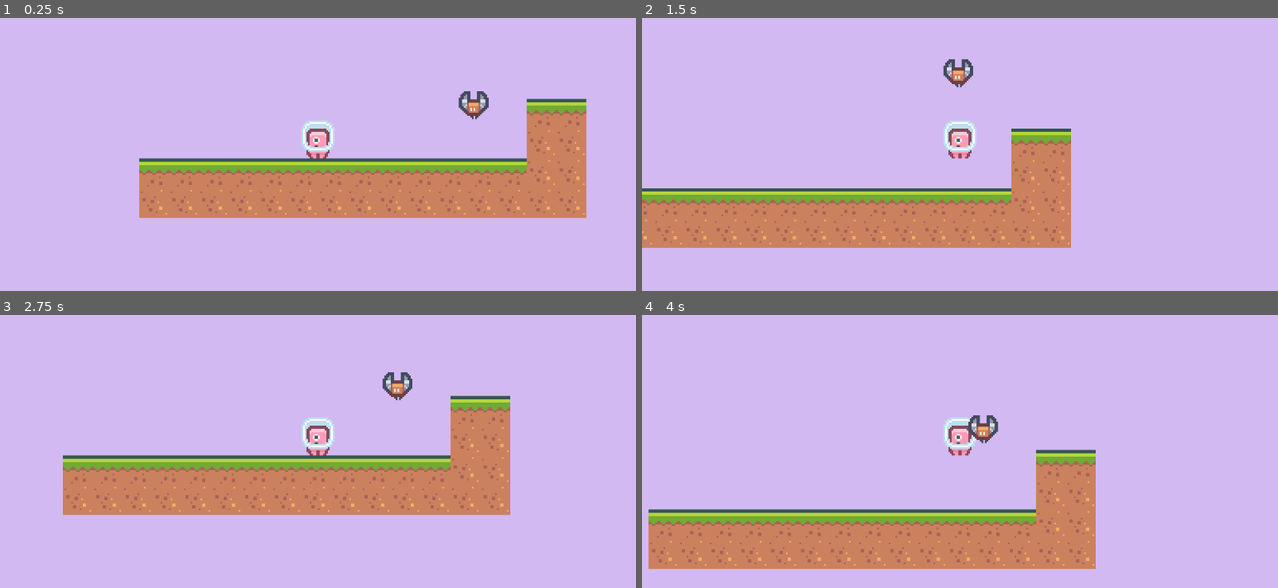
Above: before the commit, frames 1-4 (two rows, left to right).
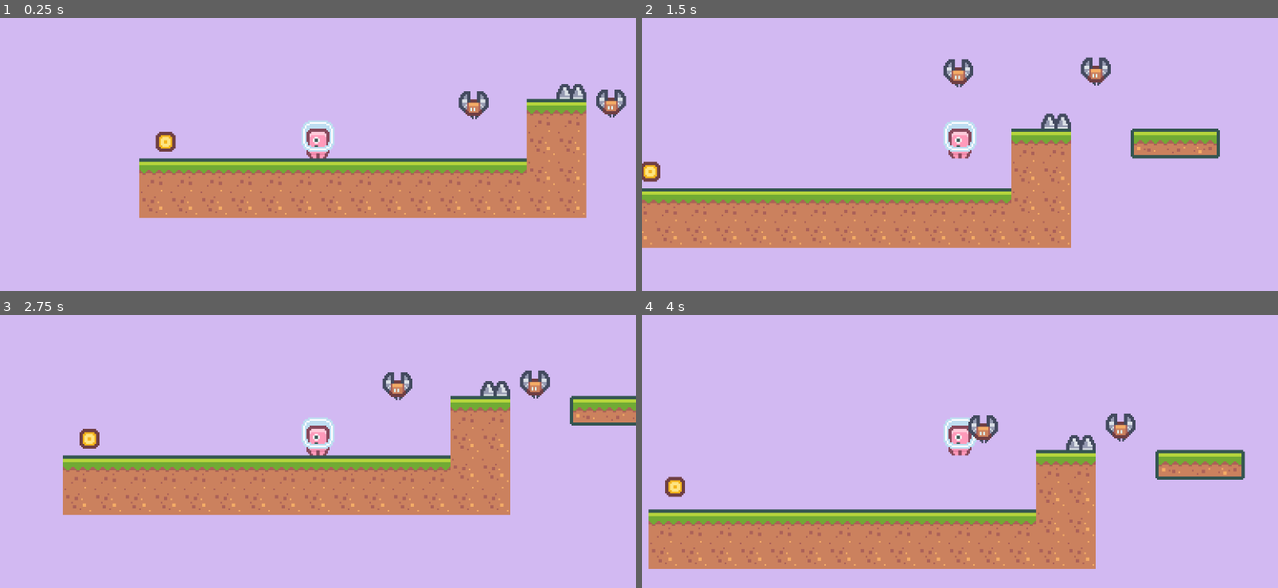
Above: after the commit, the same moments.

Repository: coruja182/zenva-godot-4-2d-platformer
Game: Godot game, scene res://scenes/level1.tscn
The game is run twice, just before and just after one commit, with the same random seed, the same clock (stepped at 60 frames per second) and the same inputs.
Inputs:
- Up to frame 1 (0.25 s): no input
- Up to frame 2 (1.5 s): hold Right (ui_right) from 0.53 s (still down); tap Space (ui_select) at 0.77 s
- Up to frame 3 (2.75 s): tap Space (ui_select) at 1.52 s; release Right (ui_right) at 2.03 s; hold Left (ui_left) from 2.03 s (still down)
- Up to frame 4 (4 s): release Left (ui_left) at 2.78 s; hold Right (ui_right) from 2.78 s (still down); tap Space (ui_select) at 3.02, 3.77 s

The runs differ from the first frame. In frame 1, 0.8% of the frame differs, in the area x 24-99%, y 24-49%; in frame 2, 2.3%; in frame 3, 1.9%; in frame 4, 2.3%, in the area x 3-95%, y 36-67%.

Commit message:
added coin

Diff:
--- a/characters/player.gd
+++ b/characters/player.gd
@@ -2,6 +2,8 @@
 
 var move_speed : float = 100.0
 var jump_force : float = 200.0
+
+var score : int = 0
 
 func _physics_process(delta: float) -> void:
 	if not is_on_floor():
@@ -25,3 +27,6 @@
 
 func game_over() -> void:
 	get_tree().reload_current_scene()
+
+func add_score(amount: int) -> void:
+	score +=  amount
--- /dev/null
+++ b/scenes/common/coin/coin.gd
@@ -0,0 +1,22 @@
+class_name Coin extends Area2D
+
+
+var t: float = 0.0
+
+@export var bob_speed : int = 5
+@export var bob_height : int = 2
+
+@onready var start_y_position := global_position.y
+
+
+func _process(delta: float) -> void:
+	t += delta
+	#var amount_to_move: float = ((sin(t * bob_speed) + 1) / 2) * bob_height
+	var amount_to_move: float = sin(t * bob_speed) * bob_height
+	position.y = start_y_position + amount_to_move
+
+
+func _on_body_entered(body: Node2D) -> void:
+	if body.is_in_group("Player"):
+		(body as Player).add_score(1)
+		queue_free()
--- /dev/null
+++ b/scenes/common/coin/coin.tscn
@@ -0,0 +1,19 @@
+[gd_scene load_steps=4 format=3 uid="uid://ieku5gqsp430"]
+
+[ext_resource type="Texture2D" uid="uid://ydbe1tyhvygu" path="res://Sprites/Objects/tile_0151.png" id="1_om6p3"]
+[ext_resource type="Script" path="res://scenes/common/coin/coin.gd" id="1_qsmqk"]
+
+[sub_resource type="CircleShape2D" id="CircleShape2D_yidcc"]
+radius = 7.0
+
+[node name="Coin" type="Area2D"]
+position = Vector2(-92, -12)
+script = ExtResource("1_qsmqk")
+
+[node name="Sprite2D" type="Sprite2D" parent="."]
+texture = ExtResource("1_om6p3")
+
+[node name="CollisionShape2D" type="CollisionShape2D" parent="."]
+shape = SubResource("CircleShape2D_yidcc")
+
+[connection signal="body_entered" from="." to="." method="_on_body_entered"]
--- /dev/null
+++ b/scenes/common/spike/spike.gd
@@ -0,0 +1,6 @@
+class_name Spike extends Area2D
+
+
+func _on_body_entered(body: Node2D) -> void:
+	if body.is_in_group("Player"):
+		body.game_over()
--- /dev/null
+++ b/scenes/common/spike/spike.tscn
@@ -0,0 +1,20 @@
+[gd_scene load_steps=4 format=3 uid="uid://cqw8u4jepagma"]
+
+[ext_resource type="Texture2D" uid="uid://bj4phc7ceh37p" path="res://Sprites/Objects/tile_0068.png" id="1_gvc00"]
+[ext_resource type="Script" path="res://scenes/common/spike/spike.gd" id="1_plnde"]
+
+[sub_resource type="RectangleShape2D" id="RectangleShape2D_jgl33"]
+size = Vector2(18, 9)
+
+[node name="Spike" type="Area2D"]
+position = Vector2(153, -45)
+script = ExtResource("1_plnde")
+
+[node name="Sprite" type="Sprite2D" parent="."]
+texture = ExtResource("1_gvc00")
+
+[node name="CollisionShape2D" type="CollisionShape2D" parent="."]
+position = Vector2(0, 4.5)
+shape = SubResource("RectangleShape2D_jgl33")
+
+[connection signal="body_entered" from="." to="." method="_on_body_entered"]
--- a/scenes/level1.tscn
+++ b/scenes/level1.tscn
@@ -1,14 +1,17 @@
-[gd_scene load_steps=4 format=4 uid="uid://b5cbl2tthm00f"]
+[gd_scene load_steps=6 format=4 uid="uid://b5cbl2tthm00f"]
 
 [ext_resource type="TileSet" uid="uid://scoxhsjkluy" path="res://tileset.tres" id="1_pt8g5"]
 [ext_resource type="PackedScene" uid="uid://itp6d0ju1nvk" path="res://characters/player.tscn" id="2_o0n5l"]
 [ext_resource type="PackedScene" uid="uid://baarjt4xtiy0t" path="res://characters/enemy_bat.tscn" id="3_l024w"]
+[ext_resource type="PackedScene" uid="uid://cqw8u4jepagma" path="res://scenes/common/spike/spike.tscn" id="4_7as18"]
+[ext_resource type="PackedScene" uid="uid://ieku5gqsp430" path="res://scenes/common/coin/coin.tscn" id="5_v1wit"]
 
 [node name="Main" type="Node2D"]
 
 [node name="TileMapLayer" type="TileMapLayer" parent="."]
-tile_map_data = PackedByteArray("AAD6/wAAAAACAAEAAAD7/wAAAAA …(480 unchanged characters)… CAAYAAAAIAAAAAAACAAYAAAAIAAEAAAACAAYAAAA=")
+tile_map_data = PackedByteArray("AAD6/wAAAAACAAEAAAD7/wAAAAA …(480 unchanged characters)… CAAYAAAAIAAAAAAACAAYAAAAIAAEAAAACAAYAAAAMAP7/AAACAAAAAAANAP7/AAADAAAAAAALAP7/AAABAAAAAAA=")
 tile_set = ExtResource("1_pt8g5")
+metadata/_edit_lock_ = true
 
 [node name="Player" parent="." groups=["Player"] instance=ExtResource("2_o0n5l")]
 
@@ -18,3 +21,11 @@
 [node name="Enemy" parent="." instance=ExtResource("3_l024w")]
 position = Vector2(94, -25)
 move_direction = Vector2(0, -50)
+
+[node name="Enemy2" parent="." instance=ExtResource("3_l024w")]
+position = Vector2(177, -26)
+move_direction = Vector2(0, -50)
+
+[node name="Spike" parent="." instance=ExtResource("4_7as18")]
+
+[node name="Coin" parent="." instance=ExtResource("5_v1wit")]
--- a/tileset.tres
+++ b/tileset.tres
@@ -43,8 +43,6 @@
 18:0/0/physics_layer_0/polygon_0/points = PackedVector2Array(-9, -9, 9, -9, 9, 9, -9, 9)
 19:0/0 = 0
 19:0/0/physics_layer_0/polygon_0/points = PackedVector2Array(-9, -9, 9, -9, 9, 9, -9, 9)
-20:0/0 = 0
-21:0/0 = 0
 0:1/0 = 0
 0:1/0/physics_layer_0/polygon_0/points = PackedVector2Array(-9, -9, 9, -9, 9, 9, -9, 9)
 1:1/0 = 0
@@ -81,8 +79,6 @@
 18:1/0/physics_layer_0/polygon_0/points = PackedVector2Array(-9, -9, 9, -9, 9, 9, -9, 9)
 19:1/0 = 0
 19:1/0/physics_layer_0/polygon_0/points = PackedVector2Array(-9, -9, 9, -9, 9, 9, -9, 9)
-20:1/0 = 0
-21:1/0 = 0
 0:2/0 = 0
 0:2/0/physics_layer_0/polygon_0/points = PackedVector2Array(-9, -9, 9, -9, 9, 9, -9, 9)
 1:2/0 = 0
@@ -117,8 +113,6 @@
 18:2/0/physics_layer_0/polygon_0/points = PackedVector2Array(-9, -9, 9, -9, 9, 9, -9, 9)
 19:2/0 = 0
 19:2/0/physics_layer_0/polygon_0/points = PackedVector2Array(-9, -9, 9, -9, 9, 9, -9, 9)
-20:2/0 = 0
-21:2/0 = 0
 0:3/0 = 0
 0:3/0/physics_layer_0/polygon_0/points = PackedVector2Array(-9, -9, 9, -9, 9, 9, -9, 9)
 1:3/0 = 0
@@ -132,6 +126,7 @@
 6:3/0 = 0
 7:3/0 = 0
 8:3/0 = 0
+8:3/0/physics_layer_0/polygon_0/points = PackedVector2Array(-9, -9, 9, -9, 9, 9, -9, 9)
 9:3/0 = 0
 10:3/0 = 0
 11:3/0 = 0
@@ -149,8 +144,6 @@
 18:3/0/physics_layer_0/polygon_0/points = PackedVector2Array(-9, -9, 9, -9, 9, 9, -9, 9)
 19:3/0 = 0
 19:3/0/physics_layer_0/polygon_0/points = PackedVector2Array(-9, -9, 9, -9, 9, 9, -9, 9)
-20:3/0 = 0
-21:3/0 = 0
 0:4/0 = 0
 0:4/0/physics_layer_0/polygon_0/points = PackedVector2Array(-9, -9, 9, -9, 9, 9, -9, 9)
 1:4/0 = 0
@@ -183,8 +176,6 @@
 17:4/0/physics_layer_0/polygon_0/points = PackedVector2Array(-9, -9, 9, -9, 9, 9, -9, 9)
 18:4/0 = 0
 19:4/0 = 0
-20:4/0 = 0
-21:4/0 = 0
 0:5/0 = 0
 0:5/0/physics_layer_0/polygon_0/points = PackedVector2Array(-9, -9, 9, -9, 9, 9, -9, 9)
 1:5/0 = 0
@@ -217,8 +208,6 @@
 18:5/0 = 0
 19:5/0 = 0
 19:5/0/physics_layer_0/polygon_0/points = PackedVector2Array(-9, -9, 9, -9, 9, 9, -9, 9)
-20:5/0 = 0
-21:5/0 = 0
 0:6/0 = 0
 0:6/0/physics_layer_0/polygon_0/points = PackedVector2Array(-9, -9, 9, -9, 9, 9, -9, 9)
 1:6/0 = 0
@@ -251,8 +240,6 @@
 18:6/0 = 0
 18:6/0/physics_layer_0/polygon_0/points = PackedVector2Array(-9, -9, 9, -9, 9, 9, -9, 9)
 19:6/0 = 0
-20:6/0 = 0
-21:6/0 = 0
 0:7/0 = 0
 0:7/0/physics_layer_0/polygon_0/points = PackedVector2Array(-9, -9, 9, -9, 9, 9, -9, 9)
 1:7/0 = 0
@@ -279,8 +266,6 @@
 17:7/0 = 0
 18:7/0 = 0
 19:7/0 = 0
-20:7/0 = 0
-21:7/0 = 0
 0:8/0 = 0
 1:8/0 = 0
 2:8/0 = 0
@@ -301,30 +286,6 @@
 17:8/0 = 0
 18:8/0 = 0
 19:8/0 = 0
-20:8/0 = 0
-21:8/0 = 0
-0:9/0 = 0
-1:9/0 = 0
-2:9/0 = 0
-3:9/0 = 0
-4:9/0 = 0
-5:9/0 = 0
-6:9/0 = 0
-7:9/0 = 0
-8:9/0 = 0
-9:9/0 = 0
-10:9/0 = 0
-11:9/0 = 0
-12:9/0 = 0
-13:9/0 = 0
-14:9/0 = 0
-15:9/0 = 0
-16:9/0 = 0
-17:9/0 = 0
-18:9/0 = 0
-19:9/0 = 0
-20:9/0 = 0
-21:9/0 = 0
 
 [resource]
 tile_size = Vector2i(18, 18)
